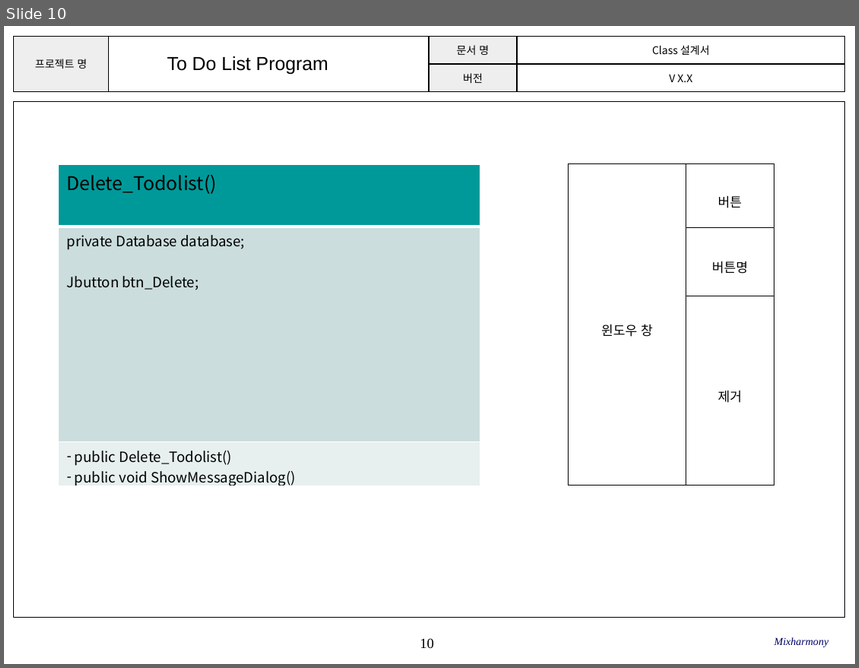
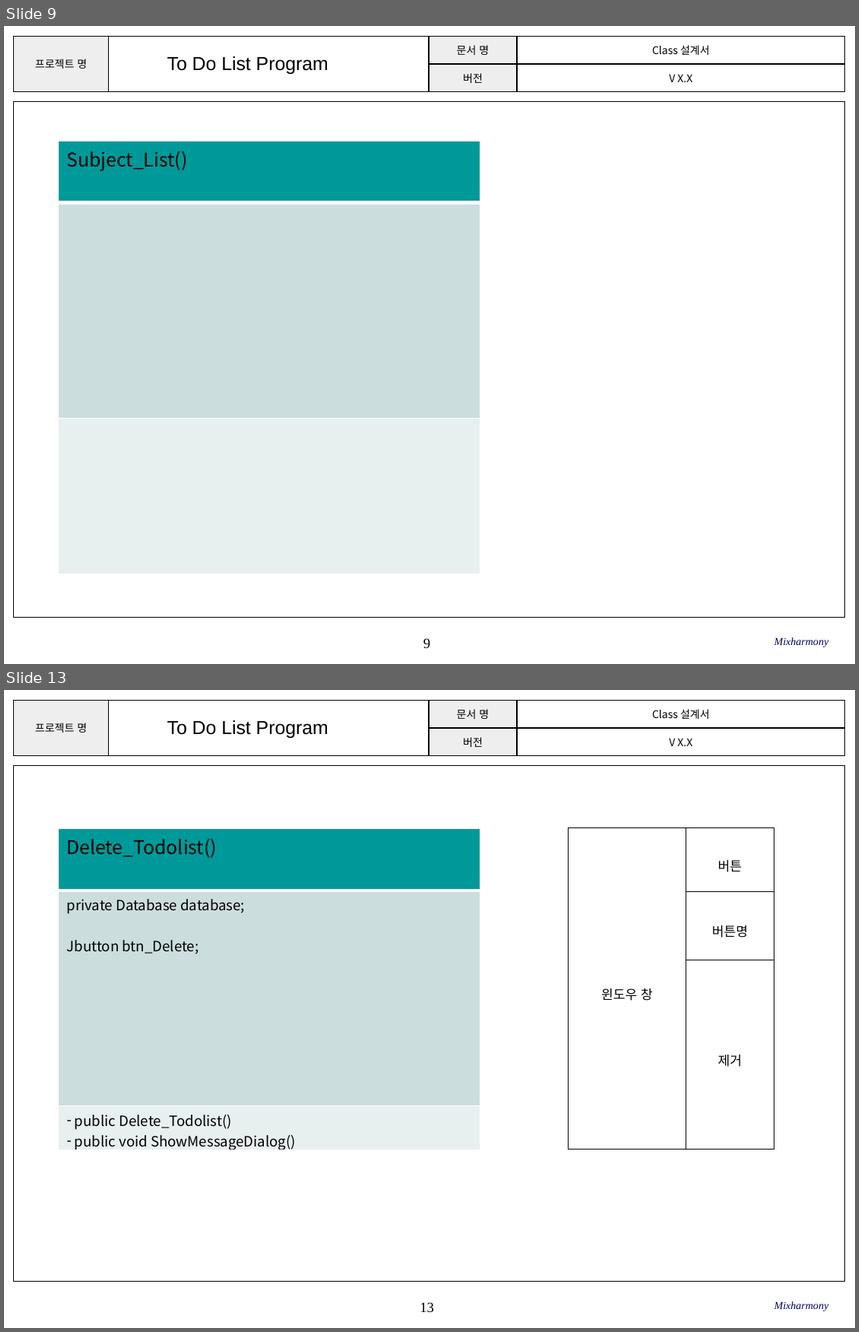
Before and after one commit to SE-admin/SE2017_2_mixharmony, a slide deck: doc/3_ 설계서/Class Design.pptx. Shown one above the other, each under a label of ours: slide 10 before the commit, slides 9 and 13 after it; the slides between them are not shown. The pictures are 859x668 and 859x1332 pixels, drawn with LibreOffice and Linux fonts; fonts in the diff are those of the drawing; background and template pictures are left out. Boxes give left, top, right and bottom in pixels: in the first picture for what was removed or moved away, otherwise in the second. Text is boxed around its words. In the diff, an @@ line names an element or a change of style, - is before the commit and + after.

```diff
--- a/doc/3_ 설계서/Class Design.pptx
+++ b/doc/3_ 설계서/Class Design.pptx
@@ slide 9 added at box(4, 26, 855, 664), background #FFFFFF; not listed: 3 template elements that a slide beside it also shows @@
@@ text added at box(167, 56, 329, 74), 16 pt, text #000000 @@
+To Do List Program
@@ table added at box(59, 141, 481, 574), 3 rows, 1 columns @@
+Subject_List()
+
+
@@ text added at box(775, 638, 829, 648), 9 pt, text #000066, italic @@
+Mixharmony
@@ what was slide 10 is now slide 13 @@
@@ page number at box(420, 1303, 434, 1313): text changed @@
-10
+13
```
Also in this commit, not shown: 8 slides changed, 2 other slides added.
